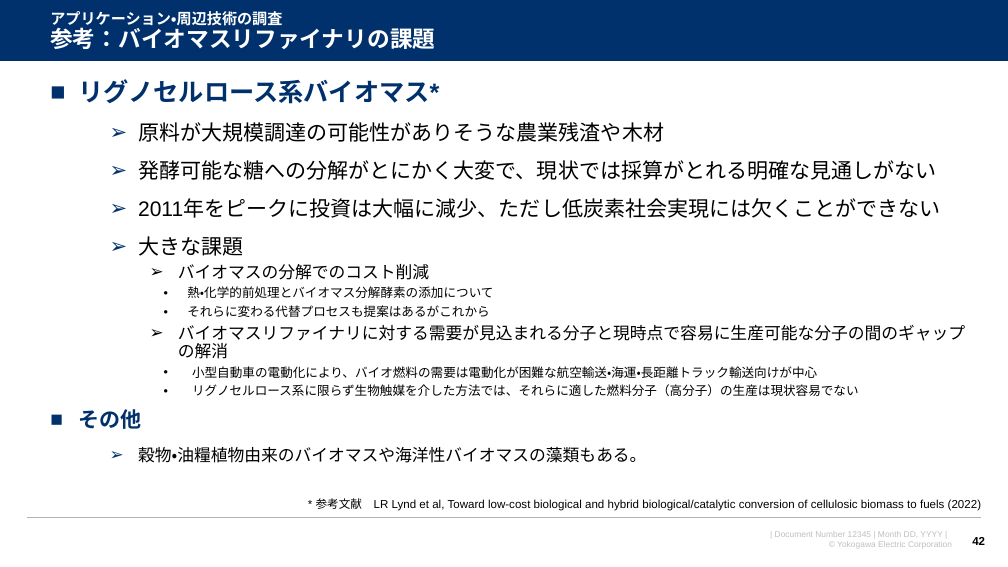
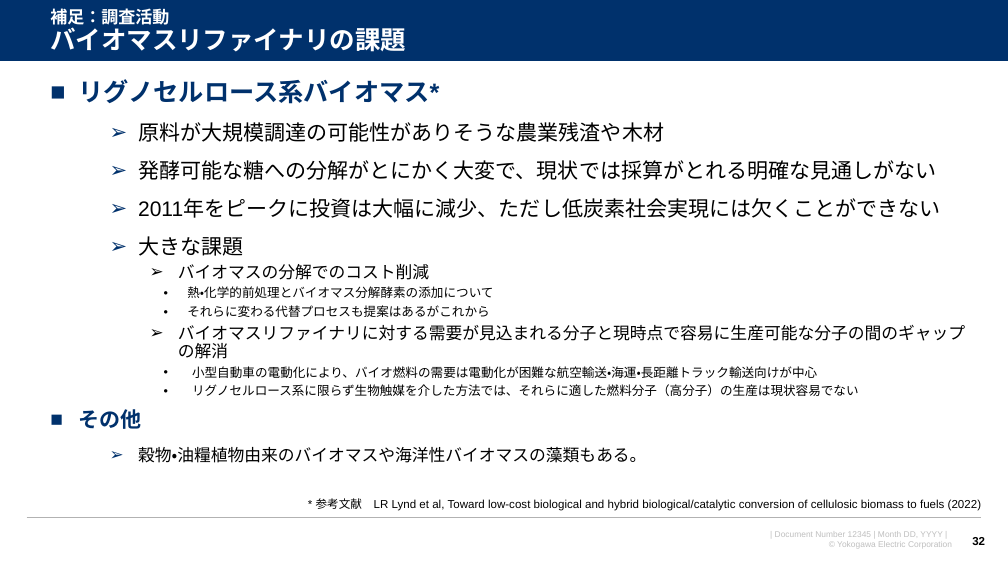
Before and after one commit to watarukumagai-git/denovo, a slide deck: slide 32 of survey_doc/2022年12月度月報_人工酵素設計.pptx (slide 42 before the commit). Drawn at 1008x567 pixels with LibreOffice and Linux fonts; fonts in the diff are those of the drawing; background and template pictures are left out. Boxes give left, top, right and bottom in pixels: in the first picture for what was removed or moved away, otherwise in the second. Text is boxed around its words. In the diff, an @@ line names an element or a change of style, - is before the commit and + after.

```diff
--- a/survey_doc/2022年12月度月報_人工酵素設計.pptx
+++ b/survey_doc/2022年12月度月報_人工酵素設計.pptx
@@ title at box(50, 8, 406, 52): text changed; size 21.6 to 24.3 pt @@
-アプリケーション・周辺技術の調査
-参考：バイオマスリファイナリの課題
+補足：調査活動
+バイオマスリファイナリの課題
@@ page number at box(972, 537, 985, 545): text changed @@
-42
+32
```
Also in this commit, not shown: 16 other slides changed, 13 slides removed.
